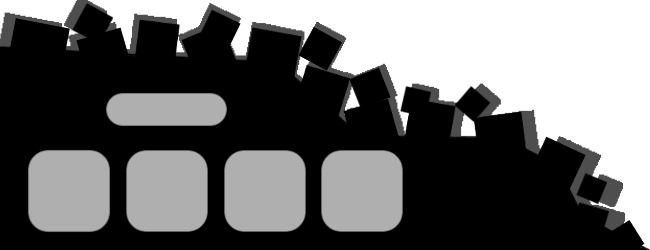
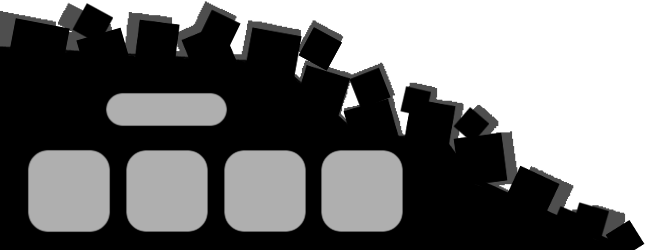
Revision of a layered 650x250 image; what changed, layer by layer:
painted on "SmallRocks" over [453, 86, 607, 237]
painted on "Rocks" over [453, 111, 586, 215]
painted on "Arrière-plan" over [449, 135, 650, 250]
painted on "Outline" over [0, 0, 635, 250]
